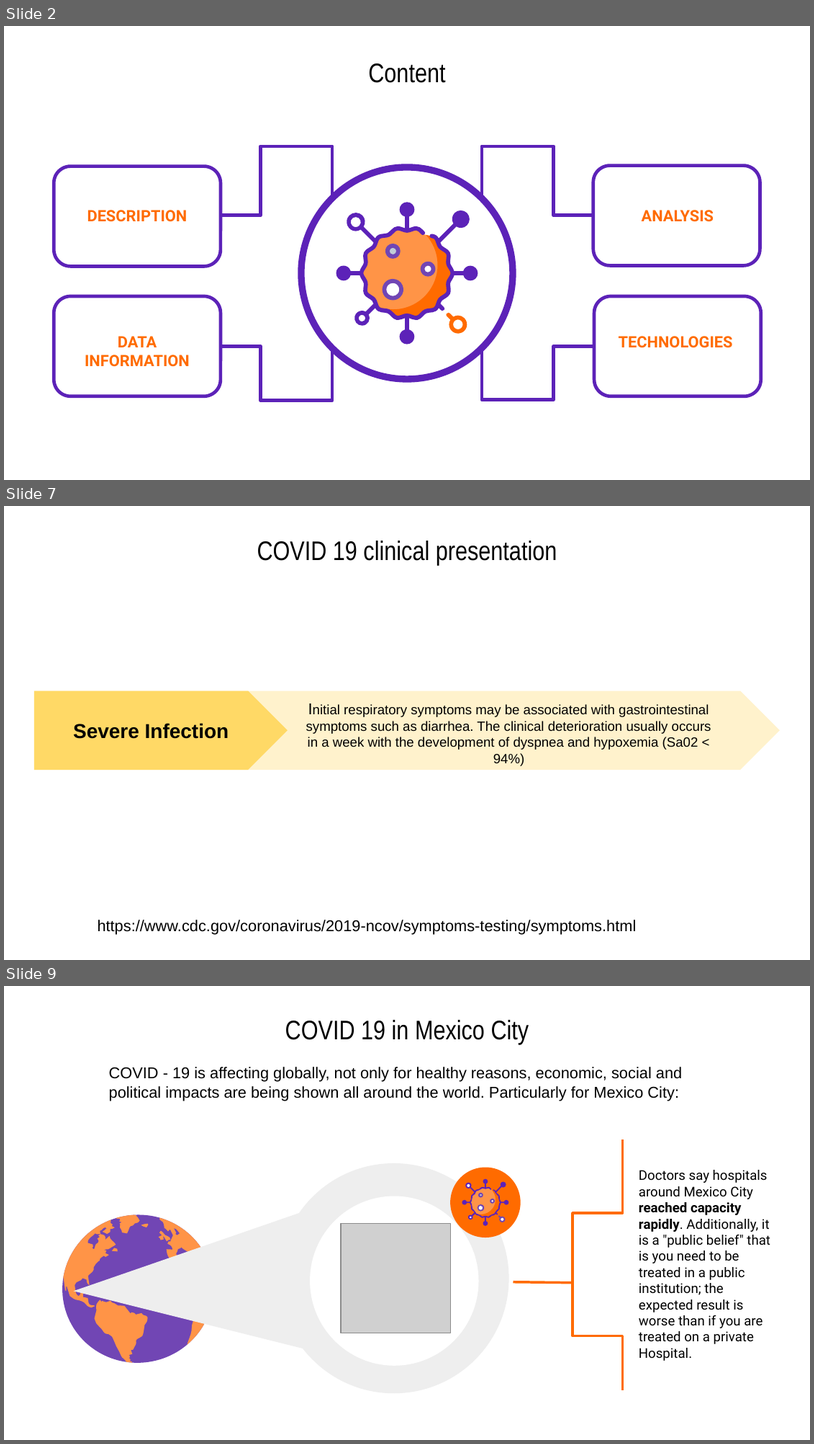
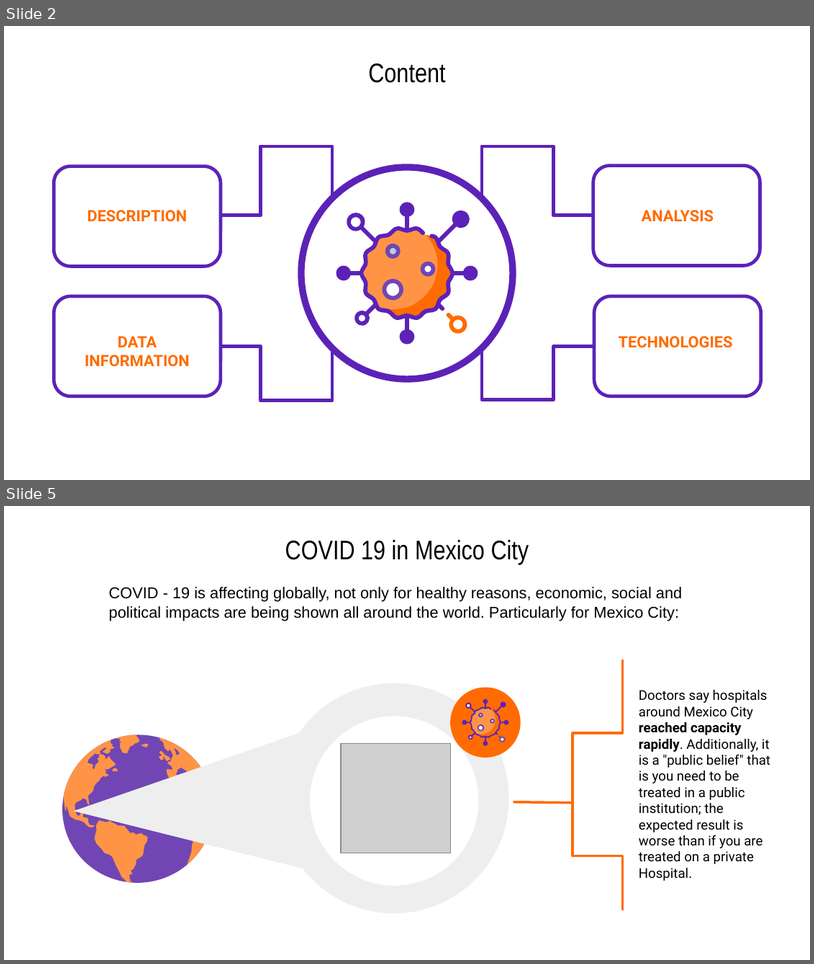
Before and after one commit to CharlyHdz13/Data_Analytics_Final_Project_T2, a slide deck: PPT_Resources/COVID 19 in Mexico City.pptx. Shown one above the other, each under a label of ours: slides 2, 7 and 9 before the commit, slides 2 and 5 after it; the slides between them are not shown. The pictures are 814x1444 and 814x964 pixels, drawn with LibreOffice and Linux fonts; fonts in the diff are those of the drawing; grey boxes stand for pictures. Boxes give left, top, right and bottom in pixels: in the first picture for what was removed or moved away, otherwise in the second. Text is boxed around its words. In the diff, an @@ line names an element or a change of style, - is before the commit and + after.

Commit message:
Updated 4th Week Deliverable

```diff
--- a/PPT_Resources/COVID 19 in Mexico City.pptx
+++ b/PPT_Resources/COVID 19 in Mexico City.pptx
@@ slide 7 removed at bbox=[4, 506, 810, 960], background #FFFFFF @@
@@ title removed at bbox=[257, 541, 558, 565] @@
-COVID 19 clinical presentation
@@ pentagon arrow removed at bbox=[34, 690, 779, 770] @@
@@ pentagon arrow removed at bbox=[34, 690, 287, 770] @@
-Severe Infection
@@ text removed at bbox=[306, 704, 712, 766] @@
-Initial respiratory symptoms may be associated with gastrointestinal symptoms such as diarrhea. The clinical deterioration usually occurs in a week with the development of dyspnea and hypoxemia (Sa02 < 94%)
@@ text removed at bbox=[98, 919, 637, 934] @@
-https://www.cdc.gov/coronavirus/2019-ncov/symptoms-testing/symptoms.html
@@ what was slide 9 is now slide 5 @@
```
Also in this commit, not shown: 4 slides changed, 3 other slides removed.
